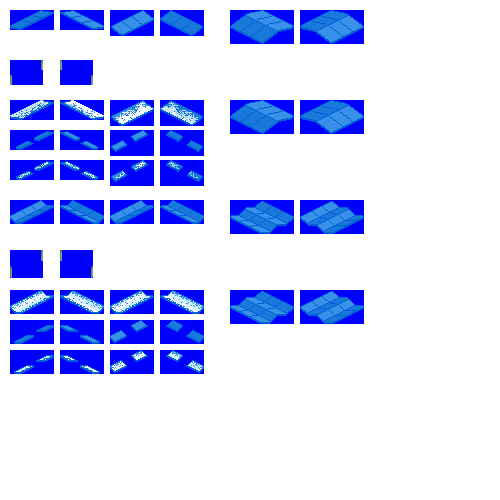
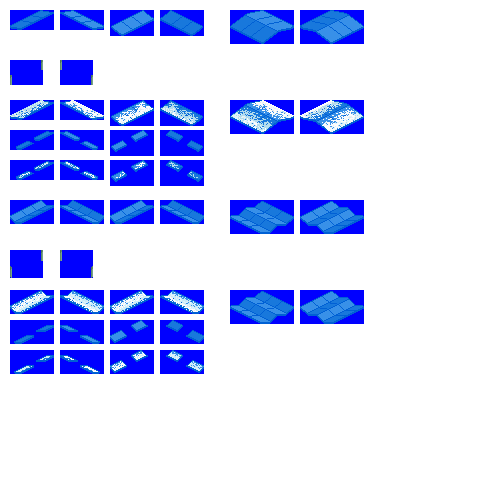
Revision of a layered w=500, h=500 image; what changed, layer by layer:
painted on "roofs" over 231, 100, 363, 132
